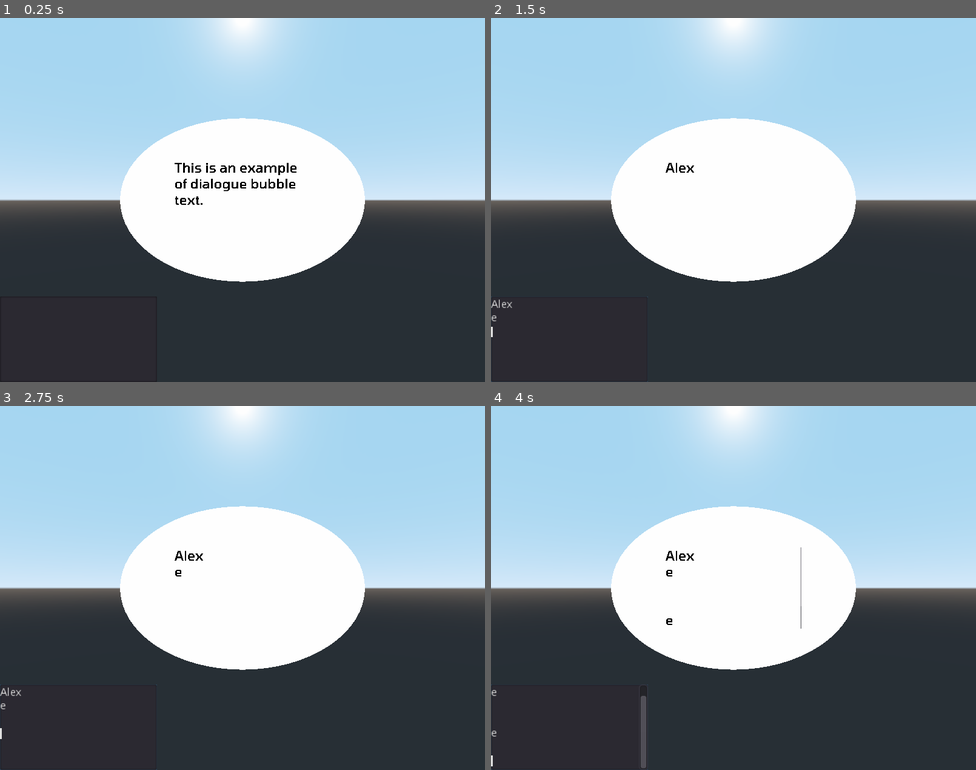
Above: before the commit, frames 1-4 (two rows, left to right).
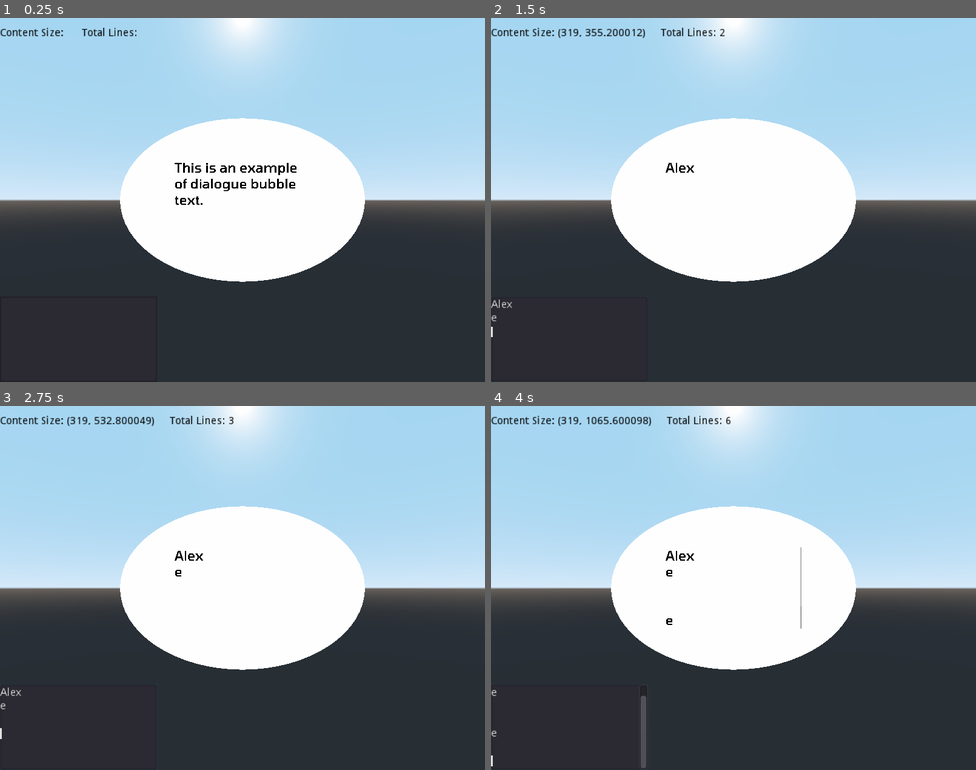
Above: after the commit, the same moments.

Repository: Jantho1990/Pseudo-3D-Layer-Test
Game: Godot game, scene res://_tests/SpeechBubbleScale/SpeechBubbleScaleTest.tscn
The game is run twice, just before and just after one commit, with the same random seed, the same clock (stepped at 60 frames per second) and the same inputs. This scene is started directly instead of the project's main scene.
Inputs (mouse positions are in pixels of both pictures, inside the frame that each line leads up to):
- Up to frame 1 (0.25 s): no input
- Up to frame 2 (1.5 s): click (568, 338) at 0.52 s; type "Alex" at 0.6 s; tap Enter (start_dialogue_test) at 1.25, 1.35 s; move the mouse to (840, 181) at 1.27 s; hold E (rotate_right) from 1.28 s (still down); click (840, 181) at 1.42 s
- Up to frame 3 (2.75 s): tap Space (ui_select) at 1.52 s; release E (rotate_right) at 2 s; tap Enter (start_dialogue_test) at 2 s; drag from (145, 606) to (218, 660) at 2.02 s
- Up to frame 4 (4 s): tap Enter (start_dialogue_test) at 2.75, 2.85, 3.5 s; move the mouse to (782, 507) at 2.77 s; hold E (rotate_right) 2.78-3.5 s; drag from (709, 660) to (588, 533) at 3.52 s

The runs differ from the first frame. In frame 1, 0.2% of the frame differs, in the area x 0-29%, y 2-5%; in frame 2, 0.4%; in frame 3, 0.4%; in frame 4, 0.5%, in the area x 0-50%, y 2-6%.

Commit message:
added debugging labels

Diff:
--- a/_tests/SpeechBubbleScale/SpeechBubbleScaleTest.gd
+++ b/_tests/SpeechBubbleScale/SpeechBubbleScaleTest.gd
@@ -3,6 +3,8 @@
 
 onready var SpeechBubble = $SpeechBubble
 onready var TE = $Control/TextEdit
+onready var L1 = $Control/HBoxContainer/L1
+onready var L2 = $Control/HBoxContainer/L2
 
 
 # Called when the node enters the scene tree for the first time.
@@ -12,3 +14,5 @@
 
 func _on_text_changed():
   SpeechBubble.raw_text = TE.text
+  L1.text = 'Content Size: ' + String(SpeechBubble.TextboxContainer.content_size)
+  L2.text = 'Total Lines: ' + String(SpeechBubble.TextboxContainer.content_total_lines)
--- a/_tests/SpeechBubbleScale/SpeechBubbleScaleTest.tscn
+++ b/_tests/SpeechBubbleScale/SpeechBubbleScaleTest.tscn
@@ -27,5 +27,28 @@
 "_edit_use_anchors_": false
 }
 
+[node name="HBoxContainer" type="HBoxContainer" parent="Control"]
+margin_right = 40.0
+margin_bottom = 40.0
+custom_constants/separation = 20
+__meta__ = {
+"_edit_use_anchors_": false
+}
+
+[node name="L1" type="Label" parent="Control/HBoxContainer"]
+margin_top = 13.0
+margin_right = 88.0
+margin_bottom = 27.0
+custom_colors/font_color = Color( 0, 0, 0, 1 )
+text = "Content Size: "
+
+[node name="L2" type="Label" parent="Control/HBoxContainer"]
+margin_left = 108.0
+margin_top = 13.0
+margin_right = 185.0
+margin_bottom = 27.0
+custom_colors/font_color = Color( 0, 0, 0, 1 )
+text = "Total Lines: "
+
 [node name="SpeechBubble" parent="." instance=ExtResource( 2 )]
 transform = Transform( 1, 0, 0, 0, 1, 0, 0, 0, 1, 0, 0, -7.93231 )
